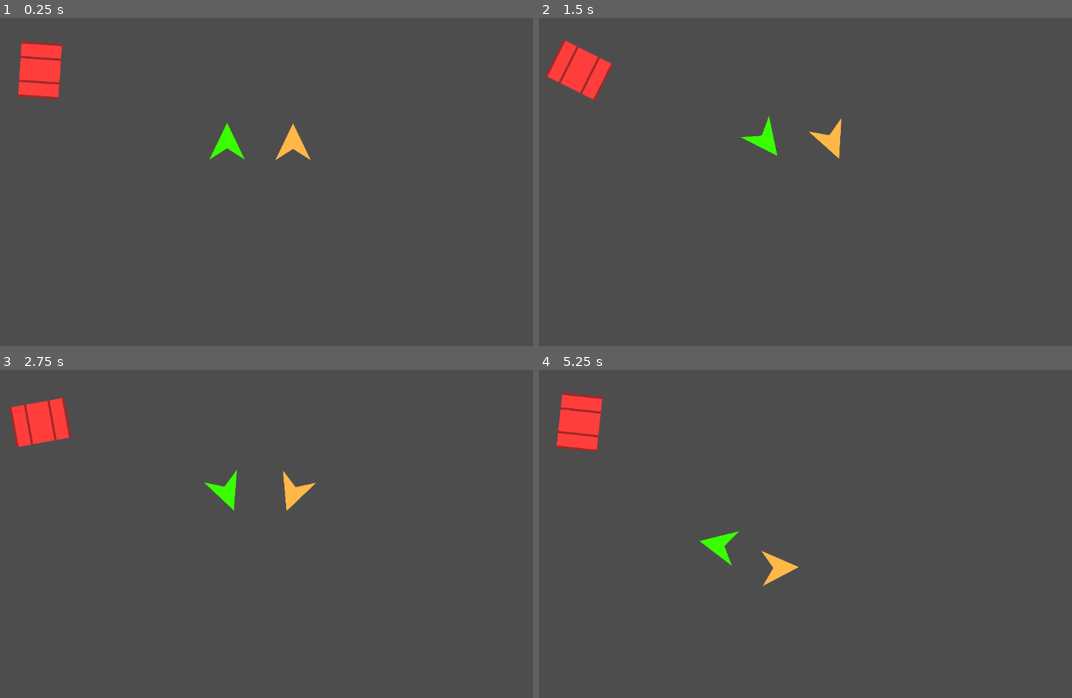
Above: before the commit, frames 1-4 (two rows, left to right).
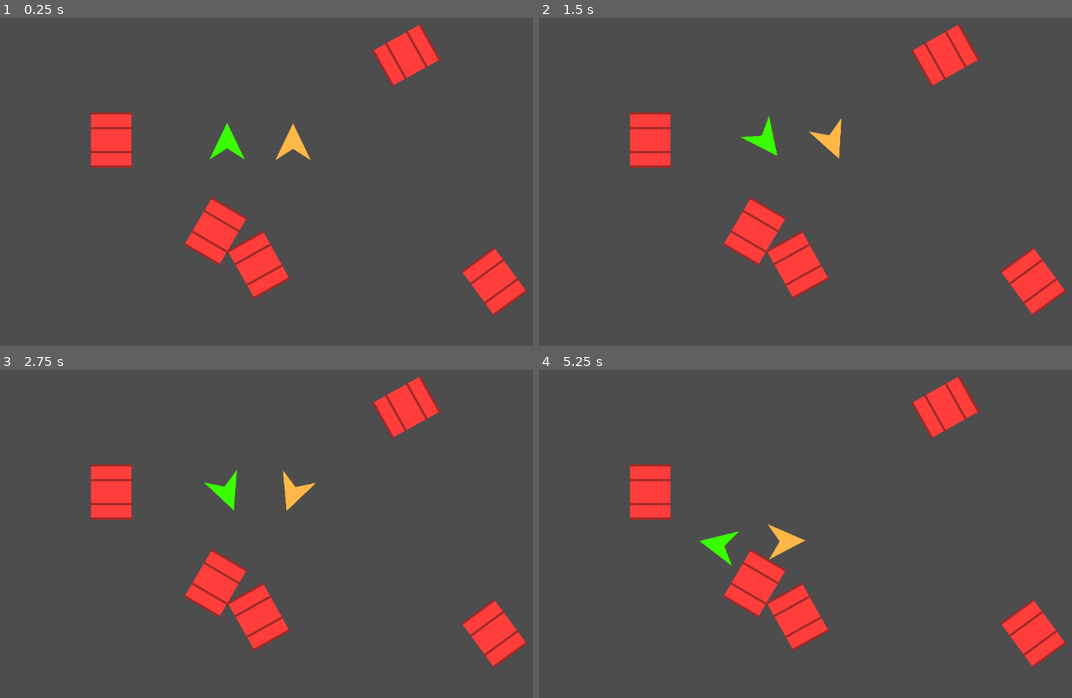
Above: after the commit, the same moments.

Repository: tsraveling/dog-fight
Game: Godot game, scene res://prototypes/flight-model/ProtoFlightModel.tscn
Two runs of this game, one before a commit and one after it. Both use one fixed random seed, a clock stepped at 60 frames per second and the inputs below.
Inputs:
- Up to frame 1 (0.25 s): no input
- Up to frame 2 (1.5 s): tap Enter at 0.5 s; hold D (move_right) 0.53-1.28 s; hold A (move_left) from 1.28 s (still down)
- Up to frame 3 (2.75 s): release A (move_left) at 2.03 s; hold D (move_right) from 2.03 s (still down)
- Up to frame 4 (5.25 s): release D (move_right) at 2.78 s; hold W (move_up) 2.78-3.53 s; hold A (move_left) from 3.53 s (still down)

The runs differ from the first frame. In frame 1, 7.9% of the frame differs, in the area x 3-99%, y 1-91%; in frame 2, 7.9%; in frame 3, 7.9%; in frame 4, 8.3%.

Commit message:
WIP: initial implementation of barrel object instances

Diff:
--- a/client/project.godot
+++ b/client/project.godot
@@ -14,6 +14,10 @@
 run/main_scene="res://prototypes/flight-model/ProtoFlightModel.tscn"
 config/features=PackedStringArray("4.3", "Forward Plus")
 config/icon="res://icon.svg"
+
+[autoload]
+
+GameManager="*res://prototypes/flight-model/game_manager.gd"
 
 [input]
 
--- a/client/prototypes/flight-model/ProtoFlightModel.tscn
+++ b/client/prototypes/flight-model/ProtoFlightModel.tscn
@@ -6,6 +6,7 @@
 [ext_resource type="Texture2D" uid="uid://dl0bxvdrpmd0q" path="res://assets/art/dev/ship.png" id="4_8kdtw"]
 [ext_resource type="PackedScene" uid="uid://durquigb4jng4" path="res://prototypes/flight-model/barrel/barrel.tscn" id="5_ihrxn"]
 [ext_resource type="Script" path="res://prototypes/flight-model/barrel/barrel.gd" id="6_y8rtx"]
+[ext_resource type="Script" path="res://prototypes/flight-model/game_manager.gd" id="7_a3i2y"]
 
 [node name="ProtoFlightModel" type="Node2D"]
 position = Vector2(587, 291)
@@ -38,14 +39,14 @@
 texture = ExtResource("4_8kdtw")
 
 [node name="Barrel" parent="." instance=ExtResource("5_ihrxn")]
-position = Vector2(-392, -121)
+position = Vector2(-269, 0)
 gravity_scale = 0.0
 script = ExtResource("6_y8rtx")
-ROTATION_SPEED = null
+barrel_scene = ExtResource("5_ihrxn")
+spawn_count = null
 
-[node name="CollisionShape2D" parent="Barrel" index="1"]
-visible = false
+[node name="GameManager" type="Node2D" parent="."]
+script = ExtResource("7_a3i2y")
 
 [editable path="CharacterShip"]
 [editable path="RigidShip"]
-[editable path="Barrel"]
--- a/client/prototypes/flight-model/barrel/barrel.gd
+++ b/client/prototypes/flight-model/barrel/barrel.gd
@@ -1,6 +1,27 @@
 extends RigidBody2D
 
-@export var ROTATION_SPEED: float = 2.0
+# Access the screen size from the GameManager
+var spawn_area = GameManager.screen_size
 
-func _physics_process(delta: float) -> void:
-	rotation += ROTATION_SPEED * delta  # Rotate right
+@export var barrel_scene: PackedScene
+@export var spawn_count: int = 10
+
+func _ready() -> void:
+	print("Parent global_position:", global_position)
+	# Spawn the objects
+	randomize() #Randomize the seed
+	for i in range(spawn_count):
+		var instance = barrel_scene.instantiate() as RigidBody2D # Create an instance of the object scene
+		var random_rotation = randf_range(0, 360)
+
+		# Random position within the spawn area
+		var random_position = Vector2(
+			randf_range(-spawn_area.x / 2, spawn_area.x / 2),
+			randf_range(-spawn_area.y / 2, spawn_area.y / 2)
+		)
+
+		add_child(instance)
+		instance.position = global_position + random_position
+		#instance.position = random_position
+		instance.gravity_scale = 0
+		instance.rotation_degrees = random_rotation
--- /dev/null
+++ b/client/prototypes/flight-model/game_manager.gd
@@ -0,0 +1,4 @@
+extends Node
+
+# Stores the width (screen_size.x) and height (screen_size.y) of the game window
+var screen_size: Vector2 = Vector2(1920, 1080)
Not shown: 1 places in client/prototypes/flight-model/ProtoFlightModel.tscn that only renumber resources
